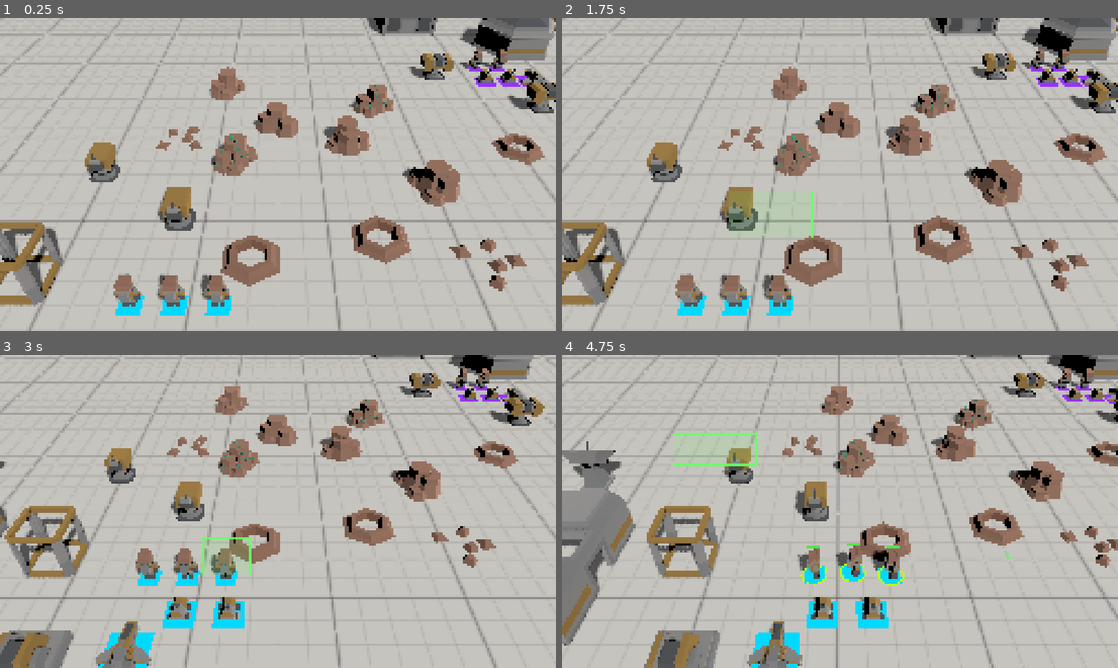
Above: before the commit, frames 1-4 (two rows, left to right).
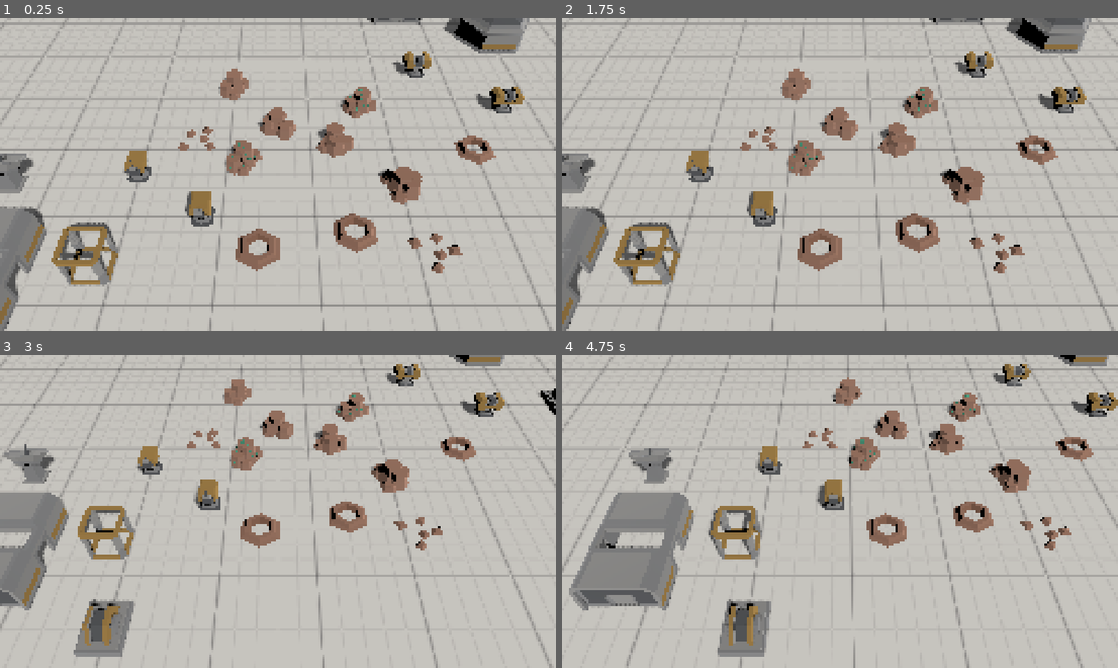
Above: after the commit, the same moments.

Repository: obamusmaximus/duze-jaja
Game: Godot game, scene res://levels/sandbox/space_demo.tscn
The game is run twice, just before and just after one commit, with the same random seed, the same clock (stepped at 60 frames per second) and the same inputs.
Inputs (mouse positions are in pixels of both pictures, inside the frame that each line leads up to):
- Up to frame 1 (0.25 s): no input
- Up to frame 2 (1.75 s): tap Enter at 0.5 s; move the mouse to (962, 158) at 0.52 s; press the mouse at (962, 158) at 0.53 s; hold Ctrl (control_group_set) 0.53-1.25 s; release the mouse at (962, 158) at 1.25 s; tap \ (debug_time_reset) at 1.25 s; drag from (728, 190) to (812, 237) at 1.27 s
- Up to frame 3 (3 s): move the mouse to (333, 442) at 2.02 s; press the mouse at (333, 442) at 2.03 s; hold Ctrl (control_group_set) 2.03-2.75 s; tap Down (camera_pan_back) at 2.1 s; release the mouse at (333, 442) at 2.75 s; drag from (250, 574) to (111, 464) at 2.77 s
- Up to frame 4 (4.75 s): move the mouse to (1006, 558) at 3.52 s; press the mouse at (1006, 558) at 3.53 s; tap Left (camera_pan_left) at 3.6 s; release the mouse at (1006, 558) at 4.25 s; drag from (673, 464) to (756, 433) at 4.27 s

The runs differ from the first frame. In frame 1, 28% of the frame differs, in the area x 0-100%, y 0-100%; in frame 2, 28%; in frame 3, 30%; in frame 4, 33%.
Error after the commit: Parse Error: Too few arguments for "setup()" call. Expected at least 2 but received 1. (res://levels/sandbox/sandbox.gd:25)

Commit message:
Camera: rotate and input refinements, stats updates

Diff:
--- a/camera/camera_input.gd
+++ b/camera/camera_input.gd
@@ -60,7 +60,7 @@
 	return Input.is_action_pressed(&"camera_drag") or Input.is_action_pressed(&"camera_rotate")
 
 
-## In viewport units, which under the project's canvas_items stretch are the 2560x1440 base units that
+## In viewport units, which under the project's canvas_items stretch are the 1920x1080 base units that
 ## `edge_margin_px` is given in. An unfocused window or a mouse outside the viewport never scrolls.
 func _edge_direction() -> Vector2:
 	if not get_window().has_focus():
--- a/camera/camera_rig.gd
+++ b/camera/camera_rig.gd
@@ -5,7 +5,7 @@
 ## rotate, zoom, ground follow) owning its own target and current values; this node wires them and places the camera.
 ##
 ## A view only: it owns its camera and input and nothing else, and the simulation never reads it. It runs on real
-## time, so it keeps full speed while `Engine.time_scale` slows the game. The level calls `setup(bounds)`.
+## time, so it keeps full speed while `Engine.time_scale` slows the game. The level calls `setup(bounds, home_yaw)`.
 
 @export var stats: CameraStats
 
@@ -32,9 +32,11 @@
 	_place()
 
 
-## Keeps the focus point inside `bounds` (x, z on the ground).
-func setup(bounds: Rect2) -> void:
+## Keeps the focus point inside `bounds` (x, z on the ground), and sets the yaw that reset returns to (degrees; 0
+## looks toward -Z, so a level laid out along X starts at -90 or 90).
+func setup(bounds: Rect2, home_yaw: float) -> void:
 	_pan.set_bounds(bounds)
+	_rotate.set_home(home_yaw)
 
 
 ## Moves the camera to look at `point` (control-group jumps, minimap clicks, alerts).
--- a/camera/camera_rotate.gd
+++ b/camera/camera_rotate.gd
@@ -9,12 +9,20 @@
 var yaw: float
 
 var _stats: CameraStats
+## The yaw reset returns to: the level's home yaw, starting from the stats' default.
+var _home: float
 
 
 func setup(stats: CameraStats) -> void:
 	_stats = stats
-	target = stats.default_yaw
-	yaw = target
+	set_home(stats.default_yaw)
+
+
+## Sets the home yaw (degrees) and turns to it at once: the level's own facing, for its layout.
+func set_home(home: float) -> void:
+	_home = home
+	target = home
+	yaw = home
 
 
 ## Turns by a mouse movement of `pixels` while the rotate button is held: moving right swings the camera right.
@@ -27,9 +35,9 @@
 	target += direction * _stats.rotate_key_speed * delta
 
 
-## Heads back to `default_yaw` the short way round.
+## Heads back to the home yaw the short way round.
 func reset() -> void:
-	target += wrapf(_stats.default_yaw - target, -180.0, 180.0)
+	target += wrapf(_home - target, -180.0, 180.0)
 
 
 func step(delta: float) -> void:
--- a/tuning/camera_default.tres
+++ b/tuning/camera_default.tres
@@ -6,6 +6,8 @@
 script = ExtResource("1_stats")
 confine_mouse = false
 min_distance = 11.5
+max_distance = 100.0
+default_distance = 50.0
 zoom_step = 0.11
-pitch_near = 20.0
-pitch_far = 59.5
+pitch_near = 28.0
+pitch_far = 75.0
--- a/tuning/camera_stats.gd
+++ b/tuning/camera_stats.gd
@@ -17,7 +17,7 @@
 ## Keep the cursor inside the game window while playing (freed while paused), so the edge can be reached in a
 ## window too.
 @export var confine_mouse: bool = false
-## How close to the screen edge (pixels, at the 2560x1440 base size) the mouse must be to scroll.
+## How close to the screen edge (pixels, at the 1920x1080 base size) the mouse must be to scroll.
 @export_range(1.0, 100.0, 1.0) var edge_margin_px: float = 12.0
 ## Drag pan (hold the drag button and move): ground metres moved per pixel of mouse movement, at the closest zoom.
 ## Scales with the distance like `pan_speed`.
@@ -34,7 +34,7 @@
 @export_range(10.0, 360.0, 1.0) var rotate_key_speed: float = 90.0
 ## How quickly the yaw catches up with its target (per second). 0 means instant.
 @export_range(0.0, 40.0, 0.5) var rotate_smoothing: float = 16.0
-## The yaw (degrees) the reset action returns to: 0 looks toward -Z, the map's "north".
+## The yaw (degrees) the camera starts at, until a level sets its own home yaw: 0 looks toward -Z, the map's "north".
 @export_range(-180.0, 180.0, 1.0) var default_yaw: float = 0.0
 
 @export_group("Zoom")
Not shown, changed: docs/mechanics/camera.md
